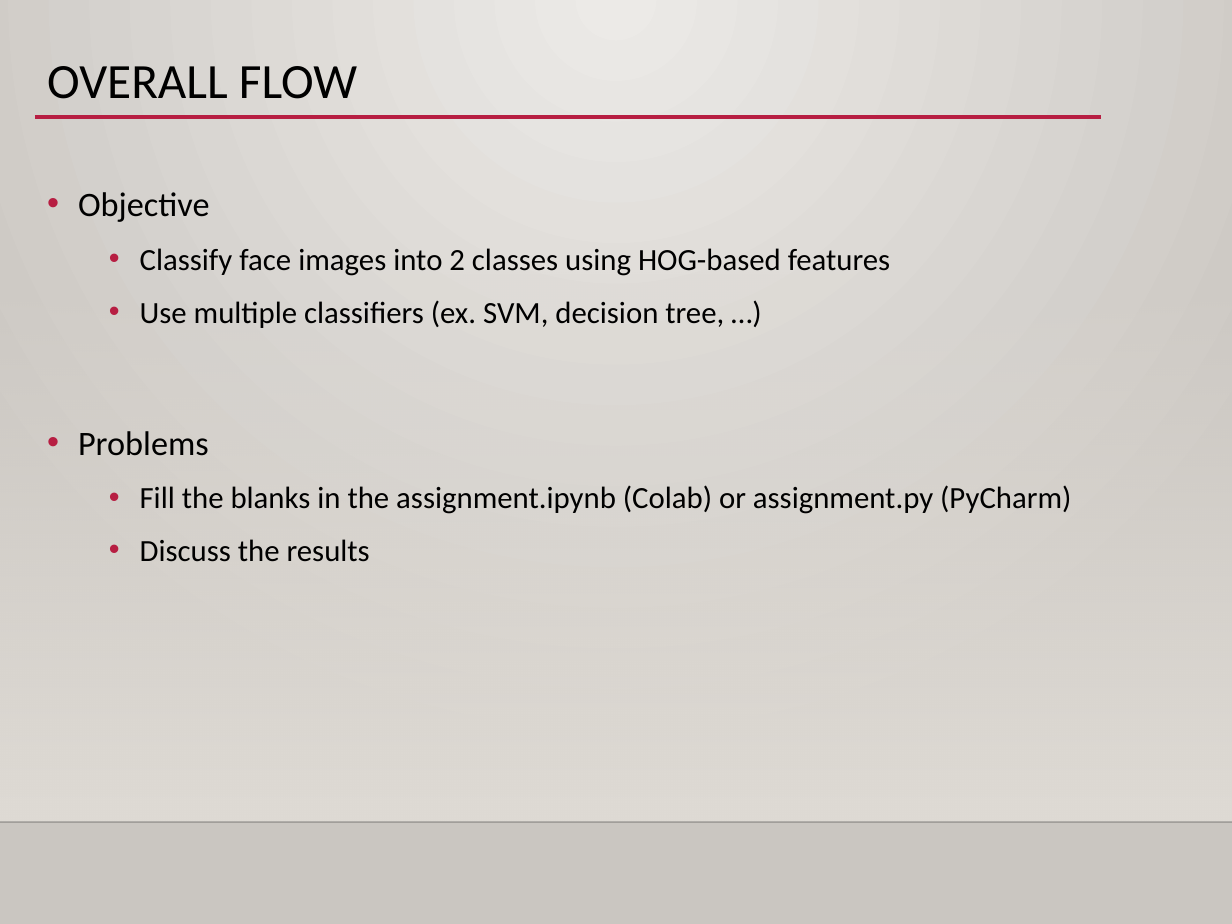
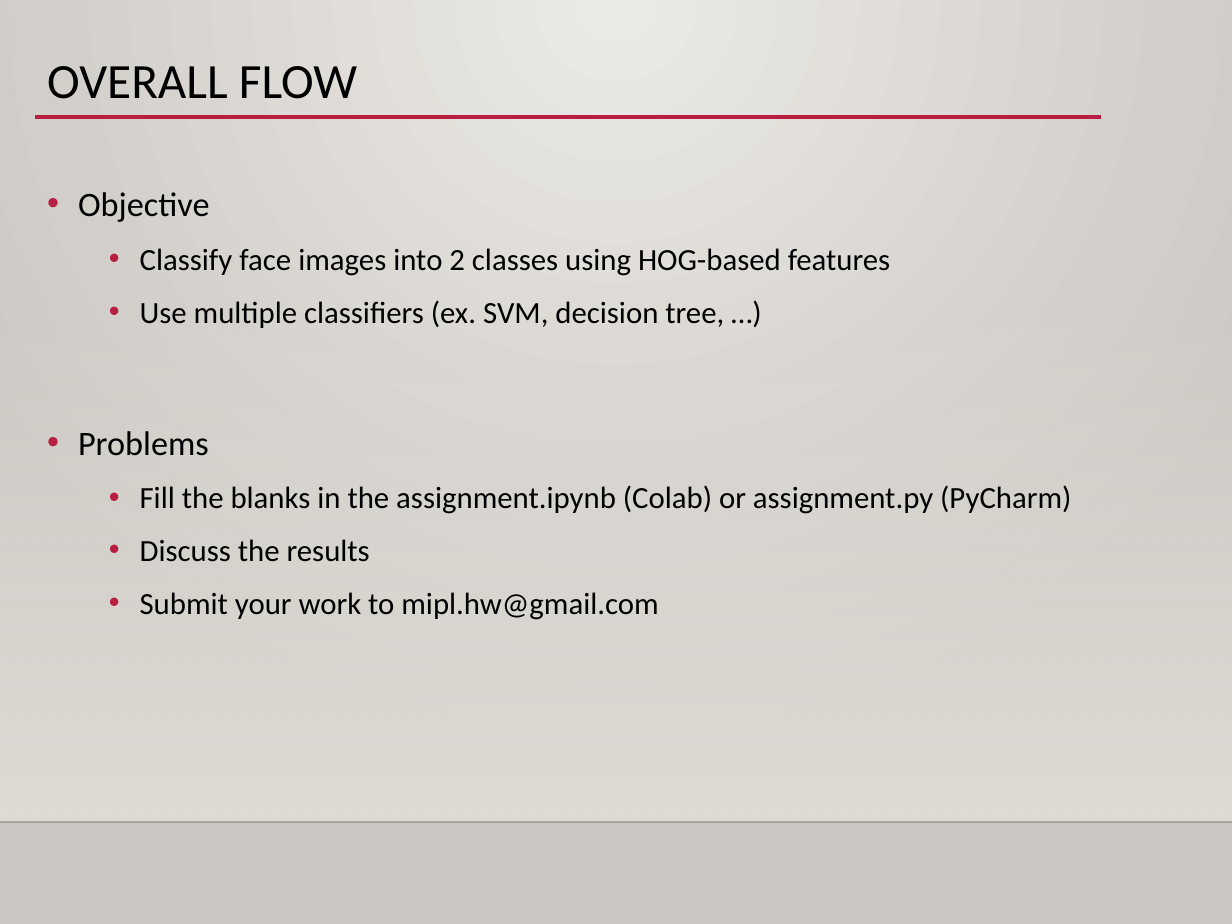
Before and after one commit to jelee2498/SDS, a slide deck: slide 2 of assignment/assignment.pptx. Drawn at 1232x924 pixels with LibreOffice and Linux fonts; fonts in the diff are those of the drawing; background and template pictures are left out. Boxes give left, top, right and bottom in pixels: in the first picture for what was removed or moved away, otherwise in the second. Text is boxed around its words. In the diff, an @@ line names an element or a change of style, - is before the commit and + after.

```diff
--- a/assignment/assignment.pptx
+++ b/assignment/assignment.pptx
@@ text at bbox=[140, 592, 658, 620]: paragraph added @@
+  • Submit your work to mipl.hw@gmail.com
```
Also in this commit, not shown: 6 other files.
